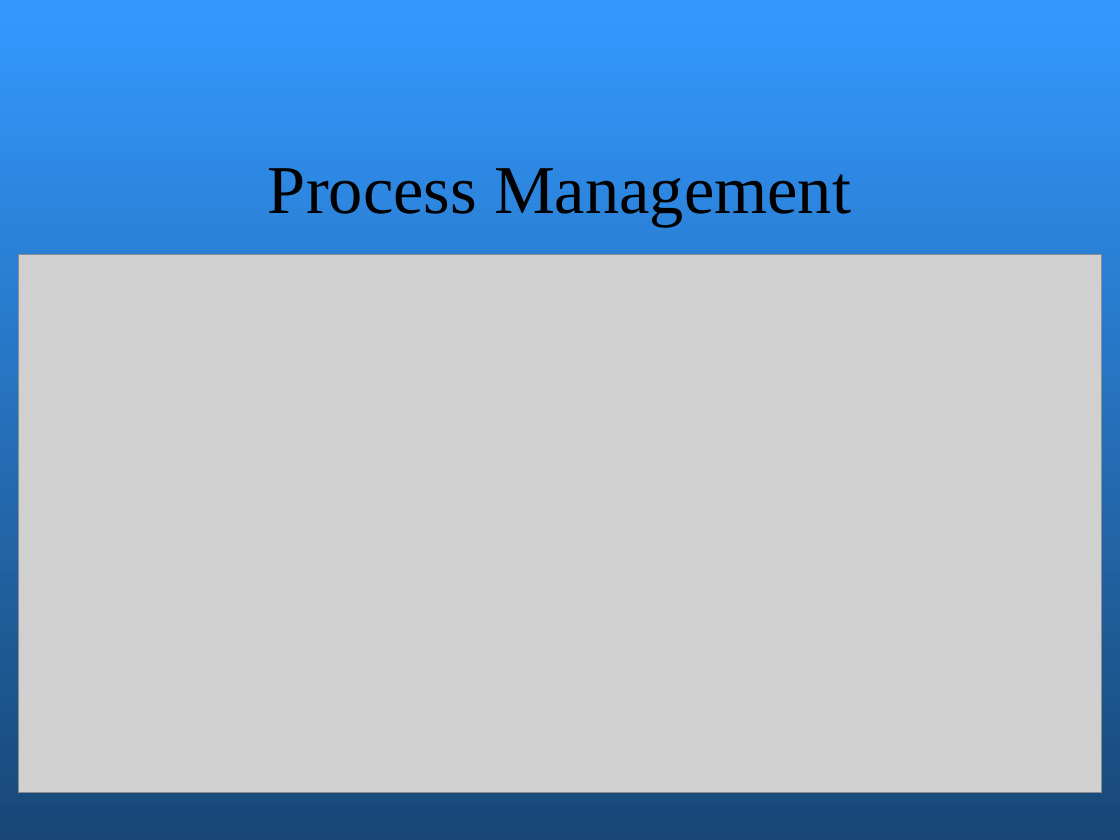
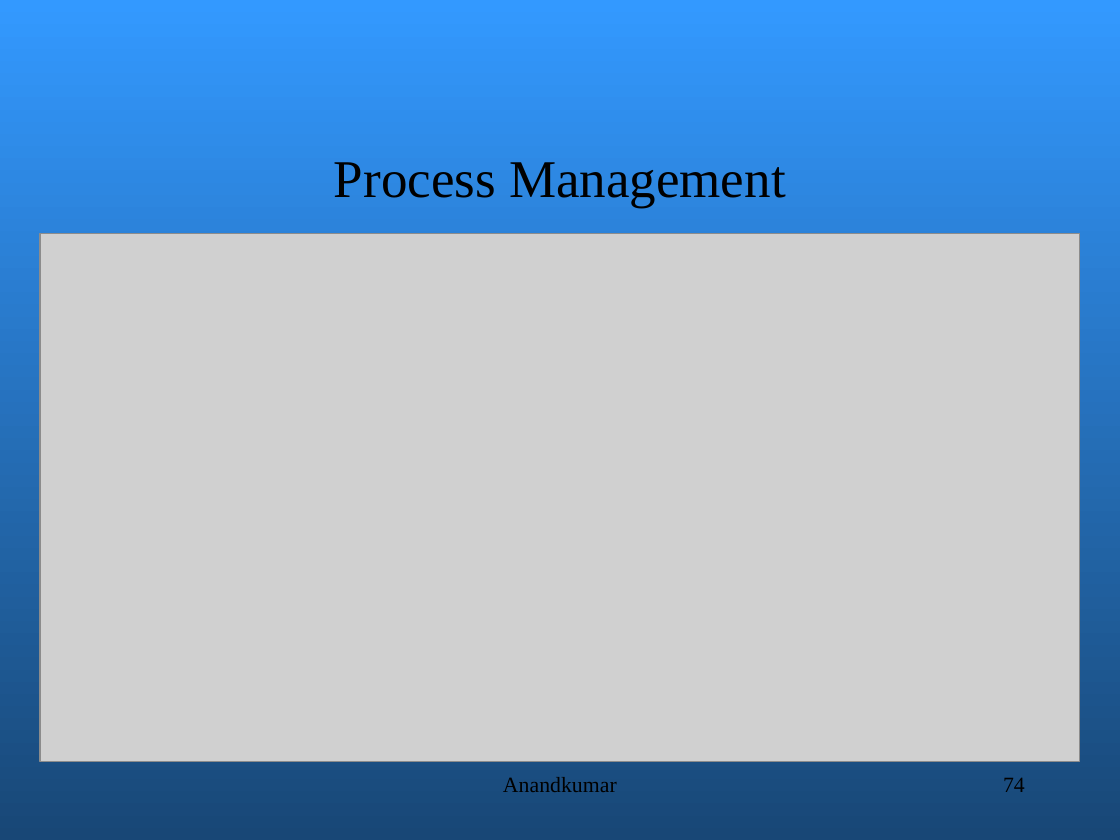
Before and after one commit to amitsagargowda/LinuxKernelDevelopment, a slide deck: slide 74 of Kernel_programming.ppt (slide 69 before the commit). Drawn at 1120x840 pixels with LibreOffice and Linux fonts; fonts in the diff are those of the drawing; grey boxes stand for pictures; background and template pictures are left out. Boxes give left, top, right and bottom in pixels: in the first picture for what was removed or moved away, otherwise in the second. Text is boxed around its words. In the diff, an @@ line names an element or a change of style, - is before the commit and + after.

```diff
--- a/Kernel_programming.ppt
+++ b/Kernel_programming.ppt
@@ text "Process Management" at <box>334,162,786,208</box>: size 44 to 34.1 pt @@
@@ picture: place and size @@
-picture at <box>19,254,1102,792</box>
+picture at <box>40,233,1081,760</box>
@@ page number at <box>1003,778,1025,792</box>: text changed @@
-69
+74
```
Also in this commit, not shown: 19 other slides changed, 20 slides added, 2 other files.
